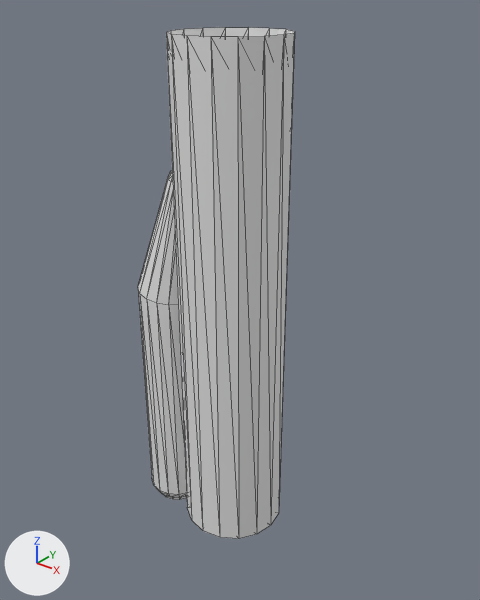
Before and after pictures for a commit that changed the glTF model assets/ariane6.glb.
The view is the same before and after, from a camera (50 mm lens) standing at (19.0, -23.1, 29.3) and looking at (0.0, 0.6, 14.6). Every picture has the same lights, and +X, +Y and +Z are marked at lower left. Mesh edges are drawn as thin lines. Where no turn or scale is listed for an object, it has been applied to the vertices. Vertices at the same position are counted once.

In view in the first picture: 'Booster', 'LLPM'.
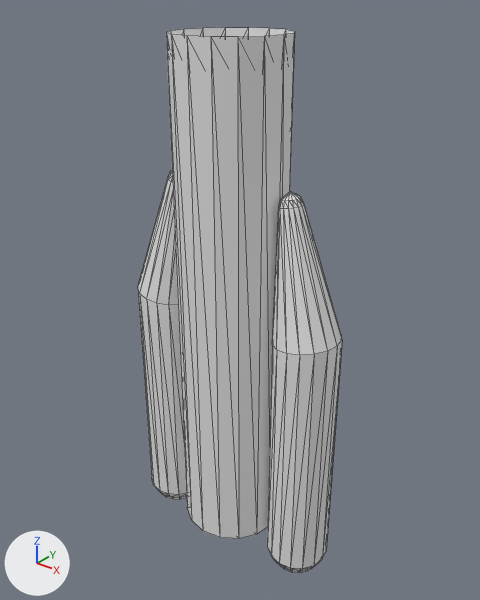
What changed in the scene script:
```text
Change me_cylinder_002:
    where me_cylinder_002.from_pydata(...)  # 129 vertices, 254 faces; spans x -1.6..1.7, y -1.6..1.6, z -1.6..19.0
    used by ob_booster; location = (-4.49, 0.0, 1.92)
    me_cylinder_002 part 1: the loose piece of 129 vertices spanning x -1.6..1.7, y -1.6..1.6, z -1.6..19.0 is copied, and the copy is mirrored in x about its middle, then moved by (8.9, 0.0, 0.0); it spans x 7.3..10.6, y -1.6..1.6, z -1.6..19.0
```

Location of each change, (x1, y1, x2, y2) in pixels of the pictures (480 x 600 px):
'Booster', reshaped
    before: (138, 171, 187, 500)
    after: (138, 171, 342, 573)
part 1 of me_cylinder_002, added
    after: (267, 192, 342, 573)
